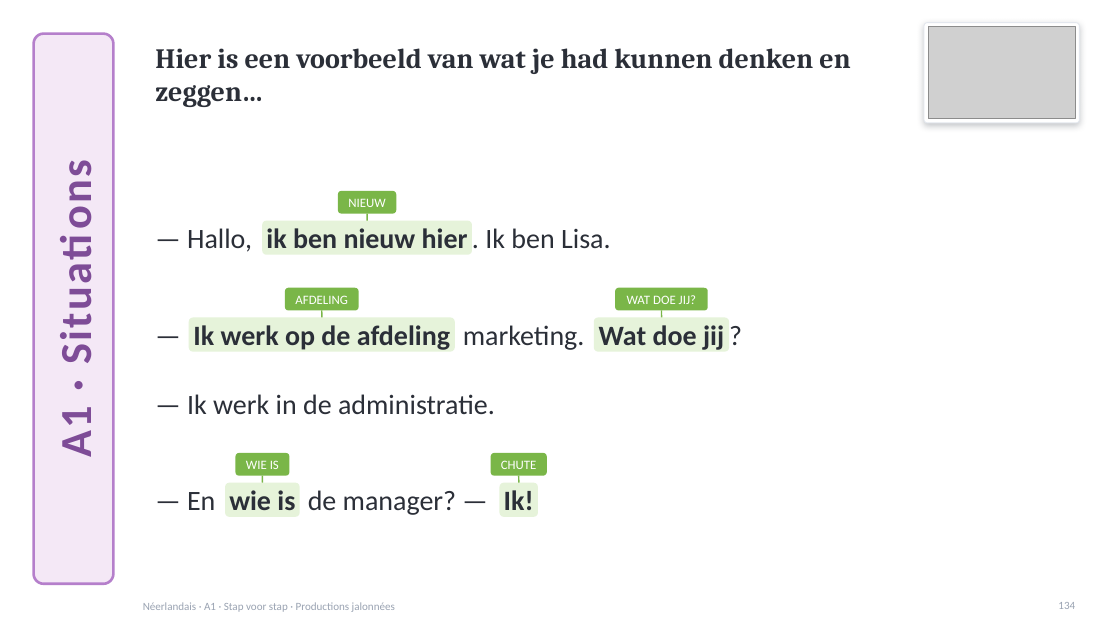
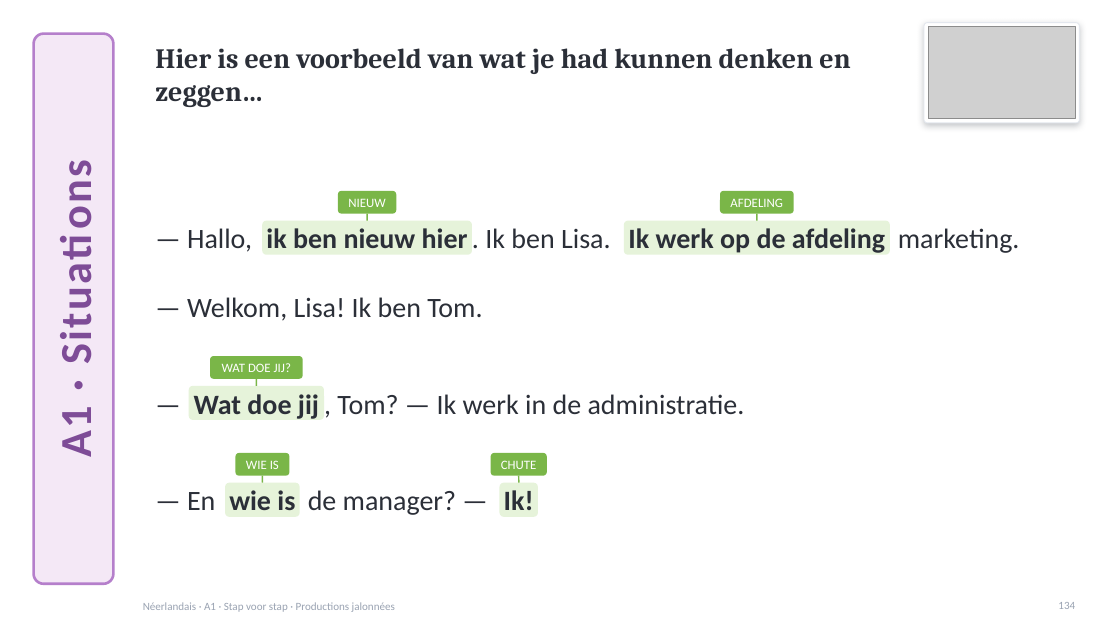
Before and after one commit to ajouniaux/talenleren, a slide deck: slide 134 of neerlandais1/powerpoints/Stap_voor_stap_A1_debutants.pptx. Drawn at 1120x630 pixels with LibreOffice and Linux fonts; fonts in the diff are those of the drawing; grey boxes stand for pictures. Boxes give left, top, right and bottom in pixels: in the first picture for what was removed or moved away, otherwise in the second. Text is boxed around its words. In the diff, an @@ line names an element or a change of style, - is before the commit and + after.

```diff
--- a/neerlandais1/powerpoints/Stap_voor_stap_A1_debutants.pptx
+++ b/neerlandais1/powerpoints/Stap_voor_stap_A1_debutants.pptx
@@ text "AFDELING": place and size @@
-text "AFDELING" at [295, 295, 348, 304]
+text "AFDELING" at [730, 198, 783, 207]
@@ rounded rectangle: place and size @@
-rounded rectangle at [594, 318, 729, 352]
+rounded rectangle at [720, 191, 794, 213]
@@ rounded rectangle at [720, 191, 794, 213]: fill #E6F3DA to #7AB648; proportions changed @@
@@ text "Ik werk op de afdeling": place and size @@
-text "Ik werk op de afdeling" at [193, 325, 450, 350]
+text "Ik werk op de afdeling" at [628, 228, 885, 253]
@@ rounded rectangle: place and size @@
-rounded rectangle at [189, 318, 455, 352]
+rounded rectangle at [624, 221, 891, 255]
@@ line moved from (661, 311) - (662, 318) to (757, 213) - (757, 221) @@
@@ text "marketing.": place and size @@
-text "marketing." at [463, 325, 585, 350]
+text "marketing." at [898, 228, 1020, 253]
@@ text added at [187, 297, 482, 321], 24 pt, text #2B2F38 @@
+— Welkom, Lisa! Ik ben Tom.
@@ text removed at [729, 317, 759, 353] @@
-?
@@ 2 texts, 1 rounded rectangle: place and size @@
-2 texts, 1 rounded rectangle at [599, 288, 724, 350]
+2 texts, 1 rounded rectangle at [194, 356, 319, 419]
@@ text "—": place and size @@
-text "—" at [155, 317, 197, 353]
+text "—" at [155, 385, 197, 421]
@@ rounded rectangle: place and size @@
-rounded rectangle at [285, 288, 359, 311]
+rounded rectangle at [189, 386, 324, 420]
@@ rounded rectangle at [189, 386, 324, 420]: fill #7AB648 to #E6F3DA; proportions changed @@
@@ line moved from (322, 311) - (322, 318) to (256, 379) - (256, 386) @@
@@ text at [337, 394, 745, 414]: text changed @@
-— Ik werk in de administratie.
+, Tom? — Ik werk in de administratie.
```
Also in this commit, not shown: 19 other slides changed, 5 other files.
